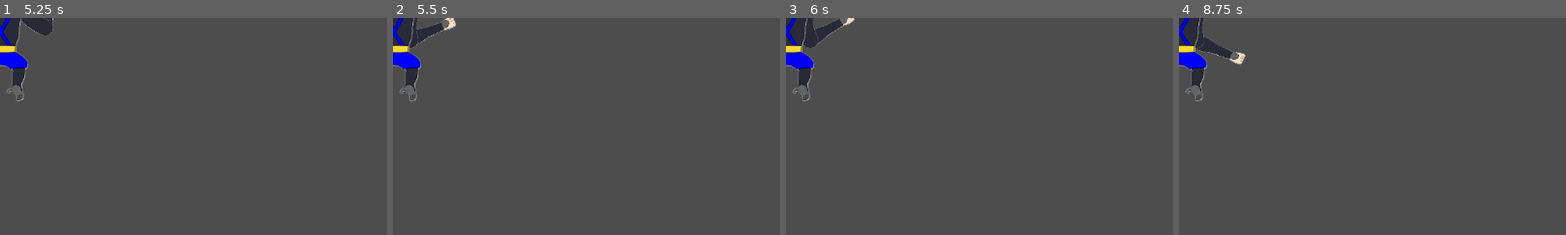
Above: before the commit, frames 1-4 (left to right).
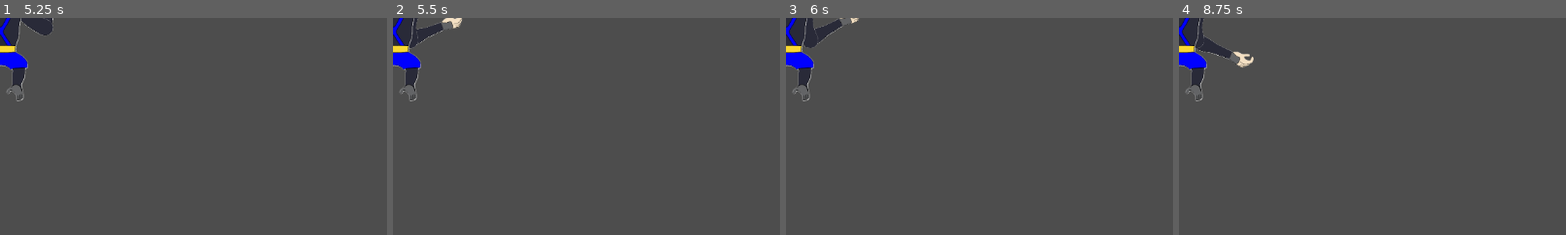
Above: after the commit, the same moments.

Repository: Igg2000/Juego_Escalada
Game: Godot game, scene res://scenes/juego.tscn
Two runs of this game, one before a commit and one after it. Both use one fixed random seed, a clock stepped at 60 frames per second and the inputs below.
Inputs:
- Up to frame 1 (5.25 s): tap Enter at 0.5, 2, 3.5 s; hold Right 0.53-1.28 s; hold Shift 0.53-1.28 s; tap Space at 1.25, 2.75, 4.25 s; hold Down 1.28-2.03 s; tap Shift at 1.35, 2.85, 4.35 s; hold Right 2.03-2.78 s; hold Shift 2.03-2.78 s; hold Up 2.78-3.53 s; hold Shift 3.53-4.28 s; hold Left 3.53-5.03 s; hold Down from 5.03 s (still down); hold Shift from 5.03 s (still down)
- Up to frame 2 (5.5 s): keep holding Down; keep holding Shift
- Up to frame 3 (6 s): release Down at 5.78 s; release Shift at 5.78 s; hold Right from 5.78 s (still down); tap Shift at 5.85 s
- Up to frame 4 (8.75 s): release Right at 6.53 s; hold Up 6.53-7.28 s; hold Shift 6.53-7.28 s; hold Right 7.28-8.03 s; tap Shift at 7.35 s; hold Down from 8.03 s (still down); hold Shift from 8.03 s (still down)
The pictures show only the part of the screen within x 0-50%, y 0-50%; the shares and areas given below are measured in that part.

Frame 1 is identical in both runs. In frame 2, 0.2% of the frame differs, in the area x 12-18%, y 0-6%; in frame 3, less than 0.1%; in frame 4, 0.2%, in the area x 13-20%, y 15-23%.

Commit message:
v.0.0.18
He añadido dos colisiones a los sprites de las manos y he cambiado los sprites de las manos cerradas por las abiertas

Diff:
--- a/scenes/jugador.tscn
+++ b/scenes/jugador.tscn
@@ -1,12 +1,17 @@
-[gd_scene load_steps=13 format=3 uid="uid://bofke32sctxnq"]
-
-[ext_resource type="Texture2D" uid="uid://cdr4qiff2xyyl" path="res://assets/character/antebrazoDC.png" id="1_6bwjl"]
+[gd_scene load_steps=15 format=3 uid="uid://bofke32sctxnq"]
+
+[ext_resource type="Texture2D" uid="uid://yvakmfb0gvqd" path="res://assets/character/antebrazoDA_v2.png" id="1_lu4vh"]
 [ext_resource type="Script" path="res://scripts/mano_derecha_ik.gd" id="2_2j5uy"]
-[ext_resource type="Texture2D" uid="uid://cxvgfa0bxuf04" path="res://assets/character/antebrazoIC.png" id="2_fa22g"]
+[ext_resource type="Texture2D" uid="uid://bsqlgw6wp6vy5" path="res://assets/character/antebrazoIA_v2.png" id="2_g37r3"]
 [ext_resource type="Texture2D" uid="uid://b2ac7xhvx30ah" path="res://assets/character/brazoD.png" id="3_5343f"]
 [ext_resource type="Script" path="res://scripts/mano_izquierda_ik.gd" id="3_swlmf"]
 [ext_resource type="Texture2D" uid="uid://v5yc8wfd0tcn" path="res://assets/character/brazoI.png" id="4_l3mph"]
 [ext_resource type="Texture2D" uid="uid://dpn2spm04r5pg" path="res://assets/character/posNormal.png" id="5_28xov"]
+
+[sub_resource type="CapsuleShape2D" id="CapsuleShape2D_ep8sc"]
+
+[sub_resource type="CapsuleShape2D" id="CapsuleShape2D_o418e"]
+radius = 8.97632
 
 [sub_resource type="SkeletonModification2DCCDIK" id="SkeletonModification2DCCDIK_7s41x"]
 target_nodepath = NodePath("../IK/manoDerechaIK")
@@ -96,31 +101,45 @@
 [node name="base" type="Node2D" parent="."]
 
 [node name="AntebrazoDc" type="Sprite2D" parent="base"]
-position = Vector2(73.0614, -52.5255)
-rotation = 0.0402698
-scale = Vector2(0.349744, 0.349744)
-texture = ExtResource("1_6bwjl")
+position = Vector2(73.0332, -52.5313)
+rotation = 0.0413979
+scale = Vector2(0.349741, 0.349741)
+texture = ExtResource("1_lu4vh")
+
+[node name="Area2D" type="Area2D" parent="base/AntebrazoDc"]
+
+[node name="CollisionShape2D" type="CollisionShape2D" parent="base/AntebrazoDc/Area2D"]
+position = Vector2(9.42544, -116.2)
+scale = Vector2(3.50019, 3.50019)
+shape = SubResource("CapsuleShape2D_ep8sc")
 
 [node name="AntebrazoIc" type="Sprite2D" parent="base"]
-position = Vector2(-70.1379, -57.5364)
-rotation = 0.00929285
-scale = Vector2(0.350065, 0.350065)
-texture = ExtResource("2_fa22g")
+position = Vector2(-70.1563, -57.535)
+rotation = 0.0102135
+scale = Vector2(0.350075, 0.350075)
+texture = ExtResource("2_g37r3")
+
+[node name="Area2D" type="Area2D" parent="base/AntebrazoIc"]
+
+[node name="CollisionShape2D" type="CollisionShape2D" parent="base/AntebrazoIc/Area2D"]
+position = Vector2(-9.09663, -95.5063)
+scale = Vector2(3.50019, 3.50019)
+shape = SubResource("CapsuleShape2D_o418e")
 
 [node name="BrazoD" type="Sprite2D" parent="base"]
-position = Vector2(44.2351, -14.7114)
-rotation = 1.49703
+position = Vector2(44.1565, -14.7194)
+rotation = 1.49722
 scale = Vector2(0.349945, 0.349945)
 texture = ExtResource("3_5343f")
 
 [node name="BrazoI" type="Sprite2D" parent="base"]
-position = Vector2(-40.8325, -18.1968)
-rotation = -1.50376
-scale = Vector2(0.349953, 0.349953)
+position = Vector2(-40.9124, -18.2214)
+rotation = -1.50428
+scale = Vector2(0.349954, 0.349954)
 texture = ExtResource("4_l3mph")
 
 [node name="TorsoNormal" type="Sprite2D" parent="base"]
-position = Vector2(-4.02253, 45.4578)
+position = Vector2(-4.02253, 45.4579)
 rotation = -0.000400066
 scale = Vector2(0.5, 0.5)
 texture = ExtResource("5_28xov")
Not shown, added: assets/character/antebrazoDA_v2.png.import
Not shown, added: assets/character/antebrazoIA_v2.png.import
